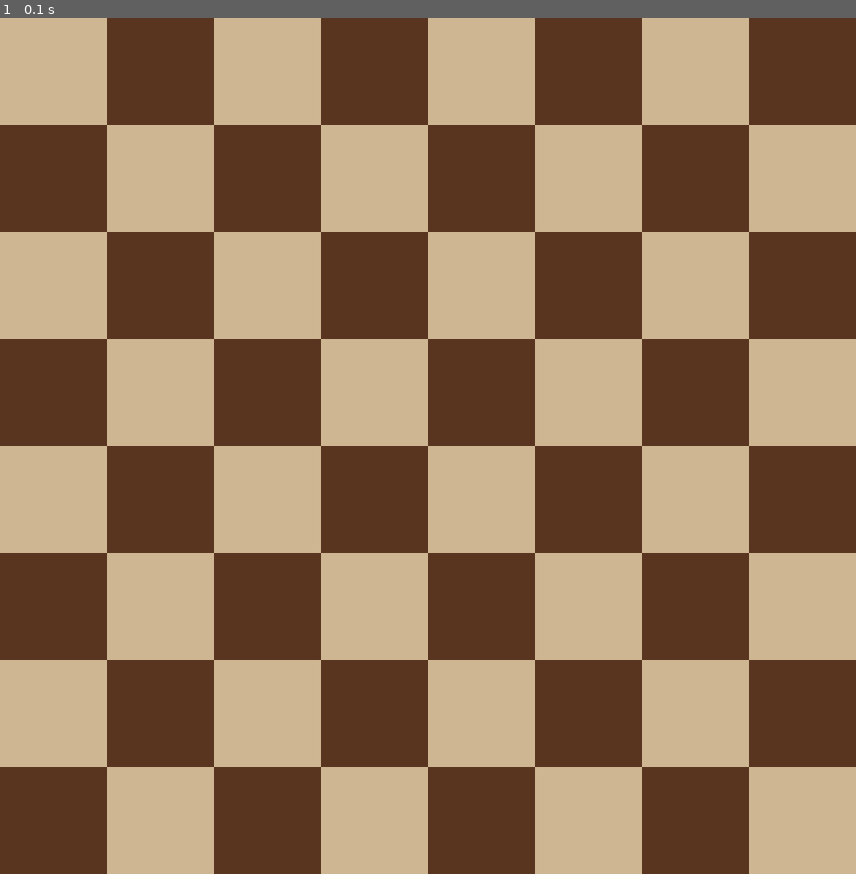
Above: before the commit, frame 1.
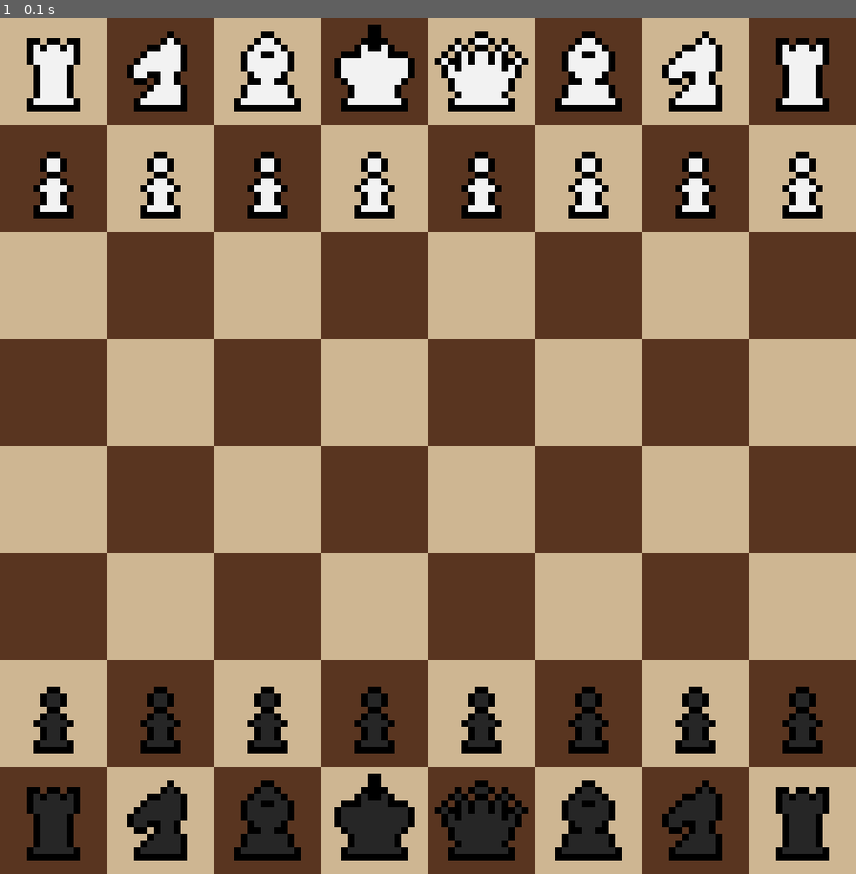
Above: after the commit, the same moment.

Repository: joshua-domantay/pygame-chess
Game: pygame game, started from main.py
Same seed, same stepped clock (60 frames per second), same inputs: the game is played once before the commit and once after it.
Inputs:
- Up to frame 1 (0.1 s): type "y (at the terminal prompt)" at 0 s; type "10 (at the terminal prompt)" at 0 s

The runs differ from the first frame. In frame 1, 13% of the frame differs, in the area x 3-97%, y 0-99%.

Commit message:
Added all 6 Chess pieces and placed them in place. Randomizes if black or white is on top

Diff:
--- a/main.py
+++ b/main.py
@@ -8,22 +8,83 @@
 import random
 import pygame as pg
 from settings import *
+from sprites import *
 
 class Game:
     def __init__(self, size):
+        self.tilesize = TILESIZE * size
+        self.width = self.tilesize * 8
+
         pg.init()
-        self.load_data(size)
         self.screen = pg.display.set_mode((self.width, self.width))
         pg.display.set_caption(TITLE)
         self.clock = pg.time.Clock()
+        self.load_data()
 
-    def load_data(self, size):
-        self.tilesize = TILESIZE * size
-        self.width = self.tilesize * 8
+    def load_data(self):
         game_folder = os.path.dirname(__file__)
+        imgs_dir = os.path.join(game_folder, "imgs")
+        self.spritesheet = Spritesheet(os.path.join(imgs_dir, "spritesheet.png"))
+
+    def generate_chess_matrix(self):
+        self.chessMatrix = []
+        blackTop = (random.randrange(2) == 0)
+        color = "white"
+        dir = "down"
+        if(blackTop):
+            color = "black"
+        swap = 0
+        for i in range(8):
+            row = []
+            if((i == 0) or (i == 7)):
+                Rook(self, color, 0, i)
+                row.append("rook")
+                Knight(self, color, 1, i)
+                row.append("knight")
+                Bishop(self, color, 2, i)
+                row.append("bishop")
+                if(blackTop):
+                    Queen(self, color, 3, i)
+                    row.append("queen")
+                    King(self, color, 4, i)
+                    row.append("king")
+                else:
+                    King(self, color, 3, i)
+                    row.append("king")
+                    Queen(self, color, 4, i)
+                    row.append("queen")
+                Bishop(self, color, 5, i)
+                row.append("bishop")
+                Knight(self, color, 6, i)
+                row.append("knight")
+                Rook(self, color, 7, i)
+                row.append("rook")
+                swap += 1
+            elif((i == 1) or (i == 6)):
+                for j in range(8):
+                    Pawn(self, color, dir, j, i)
+                    row.append("pawn")
+                swap += 1
+            else:
+                for j in range(8):
+                    row.append(" ")
+            if(swap == 2):
+                if(color == "black"):
+                    color = "white"
+                else:
+                    color = "black"
+                dir = "up"
+            self.chessMatrix.append(row)
+        self.print_chess_matrix()
+
+    def print_chess_matrix(self):
+        for i in range(8):
+            print(self.chessMatrix[i])
 
     def new(self):
         self.playing = True
+        self.all_sprites = pg.sprite.Group()
+        self.generate_chess_matrix()
         self.run()
 
     def run(self):
@@ -50,6 +111,7 @@
 
     def draw(self):
         self.draw_tiles()
+        self.all_sprites.draw(self.screen)
         pg.display.flip()
 
     def draw_tiles(self):
--- /dev/null
+++ b/sprites.py
@@ -0,0 +1,211 @@
+"""
+Title:          Pygame Chess
+Author:         Joshua Anthony Domantay
+Description:    2D Chess that supports two players made with Pygame and Python.
+Date:           14 September 2022
+"""
+import pygame as pg
+from settings import *
+
+class Spritesheet:
+    def __init__(self, filename):
+        self.sheet = pg.image.load(filename).convert()
+
+    def get_image(self, x, y, w, h):
+        image = pg.Surface((w, h))
+        image.set_colorkey(GREEN)
+        image.blit(self.sheet, (0, 0), (x, y, w, h))
+        return image
+
+class Pawn(pg.sprite.Sprite):
+    def __init__(self, game, color, dir, x, y):
+        pg.sprite.Sprite.__init__(self, game.all_sprites)
+        self.game = game
+        self.piece = "pawn"
+        self.color = color
+        self.dir = dir
+        self.load_data(x, y)
+
+    def load_data(self, x, y):
+        self.get_image()
+        self.update_pos(x, y)
+        self.allMoves = []
+        self.possibleMoves = []
+
+    def get_image(self):
+        sY = 0
+        if(self.color == "black"):
+            sY = 1
+        self.image = self.game.spritesheet.get_image(0, (sY * TILESIZE), TILESIZE, TILESIZE)
+        self.image = pg.transform.scale(self.image, (self.game.tilesize, self.game.tilesize))
+        self.rect = self.image.get_rect()
+
+    def update_pos(self, x, y):
+        self.rect.topleft = (x * self.game.tilesize, y * self.game.tilesize)
+
+    def get_moves(self):
+        self.reset_moves()
+
+    def reset_moves(self):
+        self.allMoves.clear()
+        self.possibleMoves.clear()
+
+class Rook(pg.sprite.Sprite):
+    def __init__(self, game, color, x, y):
+        pg.sprite.Sprite.__init__(self, game.all_sprites)
+        self.game = game
+        self.piece = "rook"
+        self.color = color
+        self.load_data(x, y)
+
+    def load_data(self, x, y):
+        self.get_image()
+        self.update_pos(x, y)
+        self.allMoves = []
+        self.possibleMoves = []
+
+    def get_image(self):
+        sY = 0
+        if(self.color == "black"):
+            sY = 1
+        self.image = self.game.spritesheet.get_image(TILESIZE, (sY * TILESIZE), TILESIZE, TILESIZE)
+        self.image = pg.transform.scale(self.image, (self.game.tilesize, self.game.tilesize))
+        self.rect = self.image.get_rect()
+
+    def update_pos(self, x, y):
+        self.rect.topleft = (x * self.game.tilesize, y * self.game.tilesize)
+
+    def get_moves(self):
+        self.reset_moves()
+
+    def reset_moves(self):
+        self.allMoves.clear()
+        self.possibleMoves.clear()
+
+class Knight(pg.sprite.Sprite):
+    def __init__(self, game, color, x, y):
+        pg.sprite.Sprite.__init__(self, game.all_sprites)
+        self.game = game
+        self.piece = "knight"
+        self.color = color
+        self.load_data(x, y)
+
+    def load_data(self, x, y):
+        self.get_image()
+        self.update_pos(x, y)
+        self.allMoves = []
+        self.possibleMoves = []
+
+    def get_image(self):
+        sY = 0
+        if(self.color == "black"):
+            sY = 1
+        self.image = self.game.spritesheet.get_image((2 * TILESIZE), (sY * TILESIZE), TILESIZE, TILESIZE)
+        self.image = pg.transform.scale(self.image, (self.game.tilesize, self.game.tilesize))
+        self.rect = self.image.get_rect()
+
+    def update_pos(self, x, y):
+        self.rect.topleft = (x * self.game.tilesize, y * self.game.tilesize)
+
+    def get_moves(self):
+        self.reset_moves()
+
+    def reset_moves(self):
+        self.allMoves.clear()
+        self.possibleMoves.clear()
+
+class Bishop(pg.sprite.Sprite):
+    def __init__(self, game, color, x, y):
+        pg.sprite.Sprite.__init__(self, game.all_sprites)
+        self.game = game
+        self.piece = "bishop"
+        self.color = color
+        self.load_data(x, y)
+
+    def load_data(self, x, y):
+        self.get_image()
+        self.update_pos(x, y)
+        self.allMoves = []
+        self.possibleMoves = []
+
+    def get_image(self):
+        sY = 0
+        if(self.color == "black"):
+            sY = 1
+        self.image = self.game.spritesheet.get_image((3 * TILESIZE), (sY * TILESIZE), TILESIZE, TILESIZE)
+        self.image = pg.transform.scale(self.image, (self.game.tilesize, self.game.tilesize))
+        self.rect = self.image.get_rect()
+
+    def update_pos(self, x, y):
+        self.rect.topleft = (x * self.game.tilesize, y * self.game.tilesize)
+
+    def get_moves(self):
+        self.reset_moves()
+
+    def reset_moves(self):
+        self.allMoves.clear()
+        self.possibleMoves.clear()
+
+class Queen(pg.sprite.Sprite):
+    def __init__(self, game, color, x, y):
+        pg.sprite.Sprite.__init__(self, game.all_sprites)
+        self.game = game
+        self.piece = "queen"
+        self.color = color
+        self.load_data(x, y)
+
+    def load_data(self, x, y):
+        self.get_image()
+        self.update_pos(x, y)
+        self.allMoves = []
+        self.possibleMoves = []
+
+    def get_image(self):
+        sY = 0
+        if(self.color == "black"):
+            sY = 1
+        self.image = self.game.spritesheet.get_image((4 * TILESIZE), (sY * TILESIZE), TILESIZE, TILESIZE)
+        self.image = pg.transform.scale(self.image, (self.game.tilesize, self.game.tilesize))
+        self.rect = self.image.get_rect()
+
+    def update_pos(self, x, y):
+        self.rect.topleft = (x * self.game.tilesize, y * self.game.tilesize)
+
+    def get_moves(self):
+        self.reset_moves()
+
+    def reset_moves(self):
+        self.allMoves.clear()
+        self.possibleMoves.clear()
+
+class King(pg.sprite.Sprite):
+    def __init__(self, game, color, x, y):
+        pg.sprite.Sprite.__init__(self, game.all_sprites)
+        self.game = game
+        self.piece = "king"
+        self.color = color
+        self.load_data(x, y)
+
+    def load_data(self, x, y):
+        self.get_image()
+        self.update_pos(x, y)
+        self.allMoves = []
+        self.possibleMoves = []
+
+    def get_image(self):
+        sY = 0
+        if(self.color == "black"):
+            sY = 1
+        self.image = self.game.spritesheet.get_image((5 * TILESIZE), (sY * TILESIZE), TILESIZE, TILESIZE)
+        self.image = pg.transform.scale(self.image, (self.game.tilesize, self.game.tilesize))
+        self.rect = self.image.get_rect()
+
+    def update_pos(self, x, y):
+        self.rect.topleft = (x * self.game.tilesize, y * self.game.tilesize)
+
+    def get_moves(self):
+        self.reset_moves()
+
+    def reset_moves(self):
+        self.allMoves.clear()
+        self.possibleMoves.clear()
Binary file added: imgs/spritesheet.png
